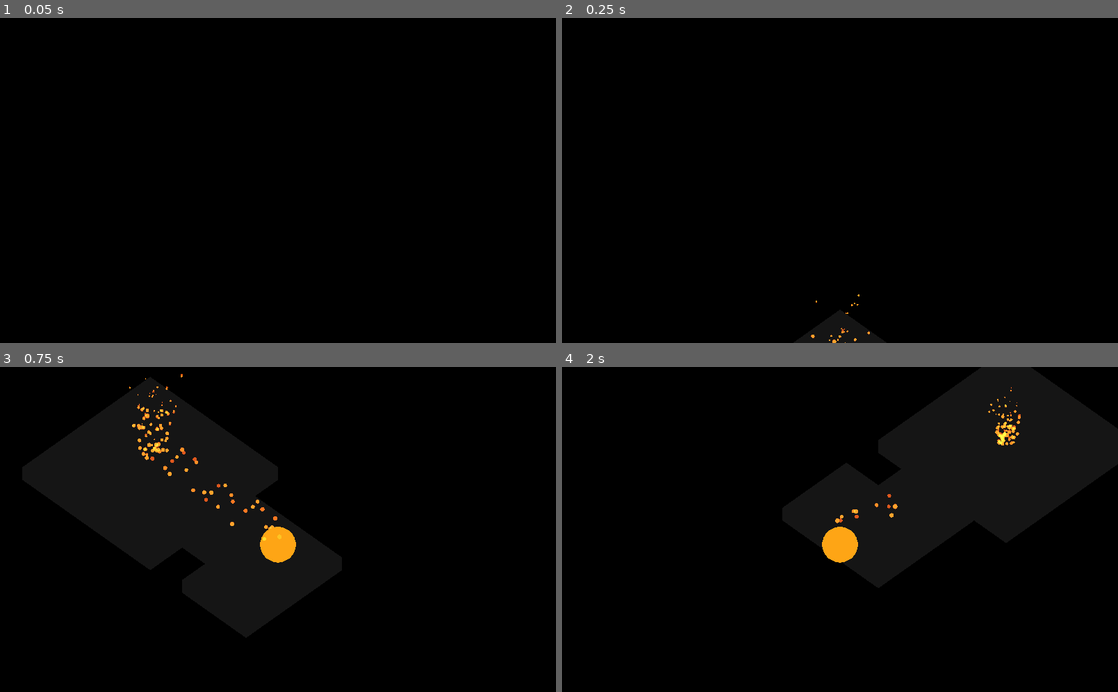
Above: before the commit, frames 1-4 (two rows, left to right).
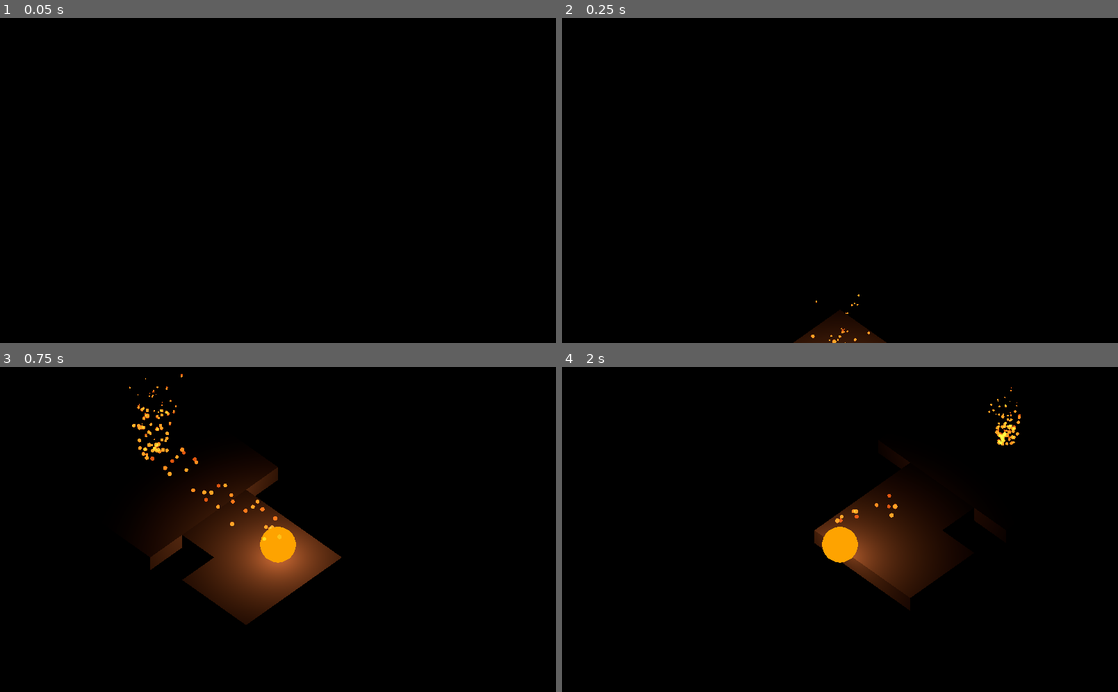
Above: after the commit, the same moments.

Repository: Pomoc48/iso-game
Game: Godot game, scene res://Level.tscn
The game is run twice, just before and just after one commit, with the same random seed, the same clock (stepped at 60 frames per second) and the same inputs.
Inputs:
- Up to frame 1 (0.05 s): no input
- Up to frame 2 (0.25 s): no input
- Up to frame 3 (0.75 s): hold Right (ui_right) from 0.53 s (still down)
- Up to frame 4 (2 s): release Right (ui_right) at 1.28 s; hold Down (ui_down) from 1.28 s (still down)

Frame 1 is identical in both runs. In frame 2, 0.3% of the frame differs, in the area x 41-59%, y 97-100%; in frame 3, 5.9%, in the area x 27-62%, y 30-78%; in frame 4, 3.9%.

Commit message:
Added new life and light systems

Diff:
--- a/Level.tscn
+++ b/Level.tscn
@@ -1,9 +1,10 @@
-[gd_scene load_steps=7 format=2]
+[gd_scene load_steps=9 format=2]
 
 [ext_resource path="res://assets/Player.tscn" type="PackedScene" id=1]
 [ext_resource path="res://scripts/PlayerNew.gd" type="Script" id=2]
 [ext_resource path="res://assets/platforms/Start.tscn" type="PackedScene" id=3]
 [ext_resource path="res://enviroments/defaultEnviroment.tres" type="Environment" id=4]
+[ext_resource path="res://anim/PulseLight.tres" type="Animation" id=5]
 
 [sub_resource type="Animation" id=1]
 resource_name = "CameraDown"
@@ -37,6 +38,21 @@
 "values": [ Vector3( -8, 11, 8 ), Vector3( -8, 35, 8 ) ]
 }
 
+[sub_resource type="Animation" id=4]
+length = 0.001
+tracks/0/type = "value"
+tracks/0/path = NodePath(".:light_energy")
+tracks/0/interp = 1
+tracks/0/loop_wrap = true
+tracks/0/imported = false
+tracks/0/enabled = true
+tracks/0/keys = {
+"times": PoolRealArray( 0 ),
+"transitions": PoolRealArray( 1 ),
+"update": 0,
+"values": [ 1.0 ]
+}
+
 [node name="Level" type="Spatial"]
 
 [node name="Platforms" type="Spatial" parent="."]
@@ -48,7 +64,7 @@
 script = ExtResource( 2 )
 
 [node name="Camera" type="Camera" parent="Player"]
-transform = Transform( 0.353553, 0.25, -0.25, 0, 0.353553, 0.353553, 0.353553, -0.25, 0.25, -8, 35, 8 )
+transform = Transform( 0.353553, 0.25, -0.25, 0, 0.353553, 0.353553, 0.353553, -0.25, 0.25, -8, 11, 8 )
 projection = 1
 size = 36.0
 near = 0.01
@@ -58,5 +74,16 @@
 anims/CameraDown = SubResource( 1 )
 anims/CameraUp = SubResource( 2 )
 
+[node name="PlayerLight" type="OmniLight" parent="Player"]
+light_color = Color( 0.870588, 0.454902, 0.227451, 1 )
+omni_range = 24.0
+omni_attenuation = 3.0
+
+[node name="AnimationPlayer" type="AnimationPlayer" parent="Player/PlayerLight"]
+autoplay = "PulseLight"
+playback_speed = 2.0
+anims/PulseLight = ExtResource( 5 )
+anims/RESET = SubResource( 4 )
+
 [node name="WorldEnvironment" type="WorldEnvironment" parent="."]
 environment = ExtResource( 4 )
--- /dev/null
+++ b/anim/PulseLight.tres
@@ -0,0 +1,18 @@
+[gd_resource type="Animation" format=2]
+
+[resource]
+resource_name = "PulseLight"
+length = 5.0
+loop = true
+tracks/0/type = "value"
+tracks/0/path = NodePath(".:light_energy")
+tracks/0/interp = 1
+tracks/0/loop_wrap = true
+tracks/0/imported = false
+tracks/0/enabled = true
+tracks/0/keys = {
+"times": PoolRealArray( 0, 1, 2, 3, 4, 5 ),
+"transitions": PoolRealArray( 1, 1, 1, 1, 1, 1 ),
+"update": 0,
+"values": [ 1.0, 0.704, 1.201, 0.801, 1.286, 1.0 ]
+}
--- a/assets/Player.tscn
+++ b/assets/Player.tscn
@@ -48,7 +48,7 @@
 rings = 4
 
 [node name="Player" type="Spatial"]
-transform = Transform( 2, 0, 0, 0, 2, 0, 0, 0, 2, 0, 0, 0 )
+transform = Transform( 1.5, 0, 0, 0, 1.5, 0, 0, 0, 1.5, 0, 0, 0 )
 
 [node name="Spatial" type="MeshInstance" parent="."]
 mesh = SubResource( 2 )
--- a/enviroments/defaultEnviroment.tres
+++ b/enviroments/defaultEnviroment.tres
@@ -2,7 +2,8 @@
 
 [resource]
 background_mode = 1
-ambient_light_color = Color( 0.0862745, 0.0862745, 0.0862745, 1 )
+ambient_light_energy = 0.0
+ambient_light_sky_contribution = 0.0
 fog_sun_amount = 0.59
 ss_reflections_roughness = false
 dof_blur_far_distance = 53.12
--- a/project.godot
+++ b/project.godot
@@ -17,7 +17,3 @@
 [physics]
 
 common/enable_pause_aware_picking=true
-
-[rendering]
-
-environment/default_environment="res://default_env.tres"
--- a/scripts/PlayerNew.gd
+++ b/scripts/PlayerNew.gd
@@ -1,10 +1,11 @@
 extends Spatial
 
 
-var camera
+var cameraAnimation
 var level
 var platformI
 var platform
+var playerLight
 
 
 const SPEED = 2
@@ -16,11 +17,18 @@
 var firstMove: bool
 var canMove: bool
 var isAnimating: bool
+var playerDead: bool
+
+
+var life_loss_rate_f: float
+
 
 var anim_progress: int
 var anim_direction: int
 var prev_direction: int
 var total_platforms: int
+var player_life: int
+
 
 var prev_block: String
 
@@ -38,15 +46,20 @@
 func _ready():
 
 	randomize()
-	camera = get_node("Camera")
+
+	cameraAnimation = get_node("Camera/AnimationPlayer")
 	level = get_node("/root/Level/Platforms")
-
+	playerLight = get_node("PlayerLight")
 
 	firstMove = true
 	total_platforms = 1
+
+	player_life = 200
+	life_loss_rate_f = 0.04
+	playerLight.omni_range = 24
+
 	startStopAnim(0, false)
-
-	get_node("Camera/AnimationPlayer").play("CameraDown")
+	cameraAnimation.play("CameraDown")
 
 
 func _process(_delta):
@@ -59,6 +72,8 @@
 
 func _physics_process(_delta):
 
+	playerLight.omni_range -= life_loss_rate_f
+
 	if isAnimating:
 
 		anim_progress += 1
@@ -74,7 +89,10 @@
 	if start:
 		anim_direction = direction
 
-		if isMoveLegal(): generatePlatform()
+		if isMoveLegal():
+			generatePlatform()
+			giveHealth(8)
+
 		else: gameOver()
 
 		isAnimating = true
@@ -82,8 +100,11 @@
 		anim_progress = 0
 
 	else:
-		isAnimating = false
-		canMove = true
+
+		if !playerDead:
+
+			isAnimating = false
+			canMove = true
 
 
 func playerMove(direction: int):
@@ -135,6 +156,9 @@
 			if checkMatch("Corner0", "Corner3", "Long0", 1):
 				return false
 
+		elif !canMove:
+			return false
+
 		return true
 
 
@@ -173,9 +197,21 @@
 
 func gameOver():
 
+	canMove = false
+	playerDead = true
+
 	print("Game Over!")
-	get_node("Camera/AnimationPlayer").play("CameraUp")
+	cameraAnimation.play("CameraUp")
 
 	yield(get_tree().create_timer(1.0), "timeout")
 	# warning-ignore:return_value_discarded
 	get_tree().reload_current_scene()
+
+
+func giveHealth(ammount: int):
+
+	if (playerLight.omni_range + ammount) > 24:
+		playerLight.omni_range = 24
+
+	else:
+		playerLight.omni_range += ammount
